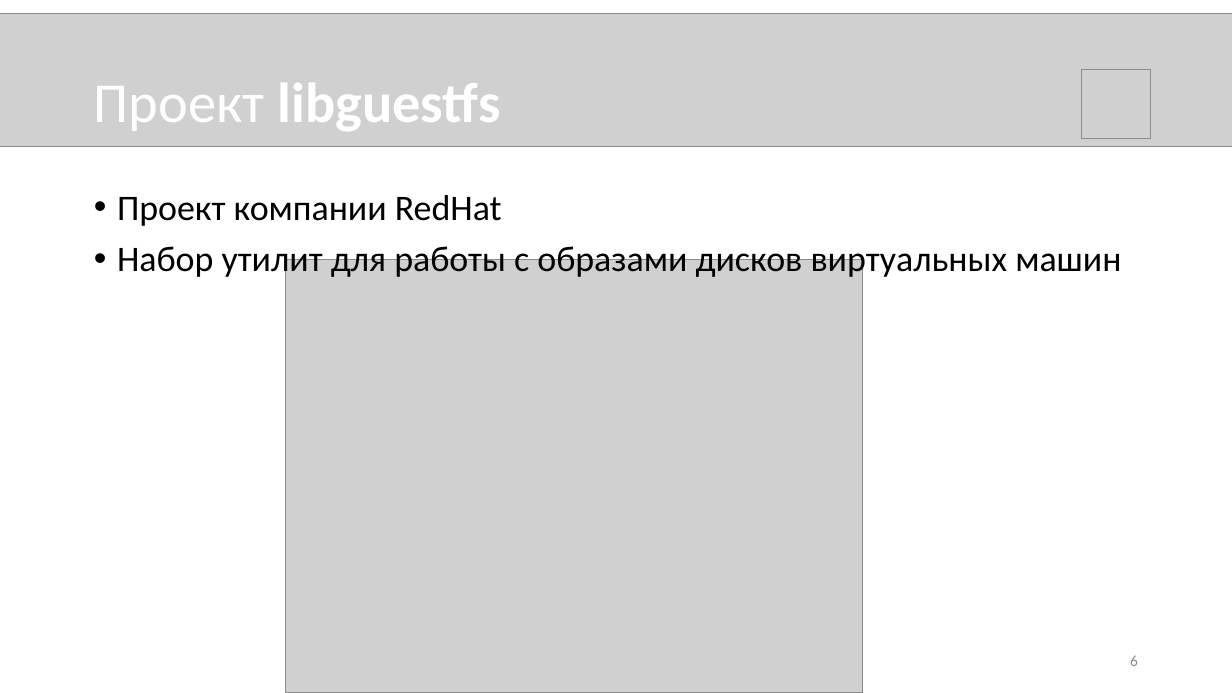
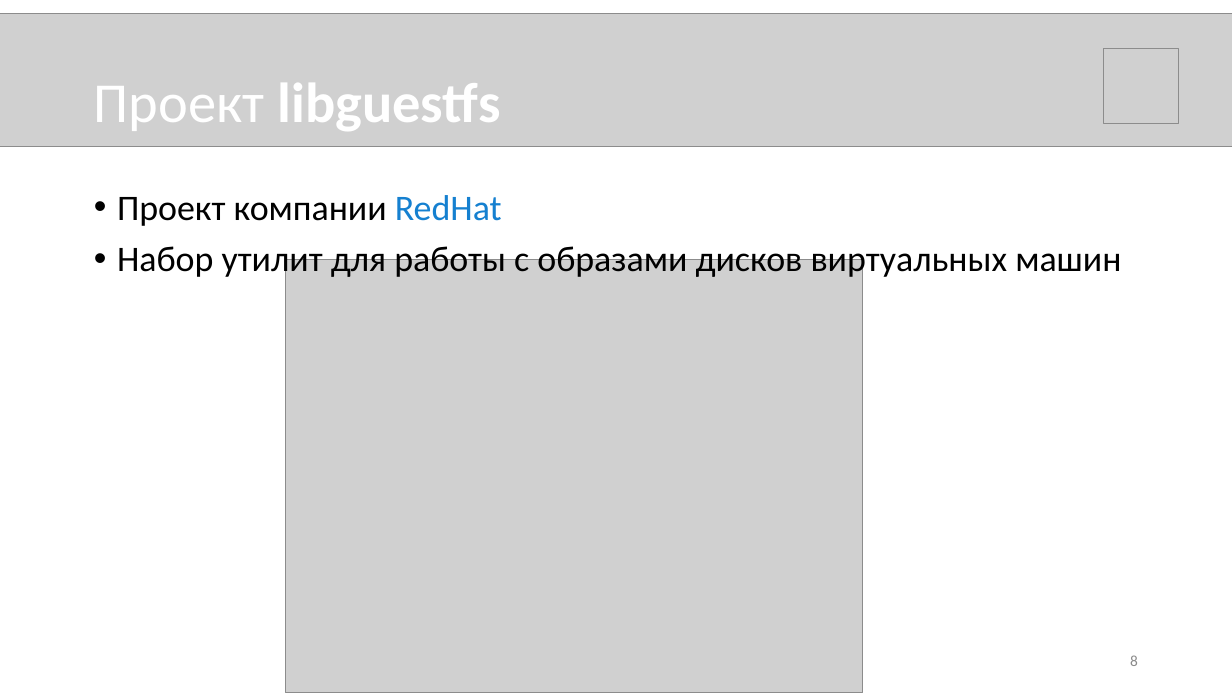
Before and after one commit to novokrest/master-thesis, a slide deck: slide 8 of presentation.pptx (slide 6 before the commit). Drawn at 1232x693 pixels with LibreOffice and Linux fonts; fonts in the diff are those of the drawing; grey boxes stand for pictures. Boxes give left, top, right and bottom in pixels: in the first picture for what was removed or moved away, otherwise in the second. Text is boxed around its words. In the diff, an @@ line names an element or a change of style, - is before the commit and + after.

```diff
--- a/presentation.pptx
+++ b/presentation.pptx
@@ picture: place and size @@
-picture at bbox=[1082, 69, 1151, 138]
+picture at bbox=[1104, 49, 1178, 124]
@@ text at bbox=[117, 195, 502, 226]: text colour #000000 to #1580D0 in "RedHat" @@
@@ page number at bbox=[1130, 655, 1138, 666]: text changed @@
-6
+8
```
Also in this commit, not shown: 3 other slides changed, 7 slides added, 4 slides removed, 1 other file.
